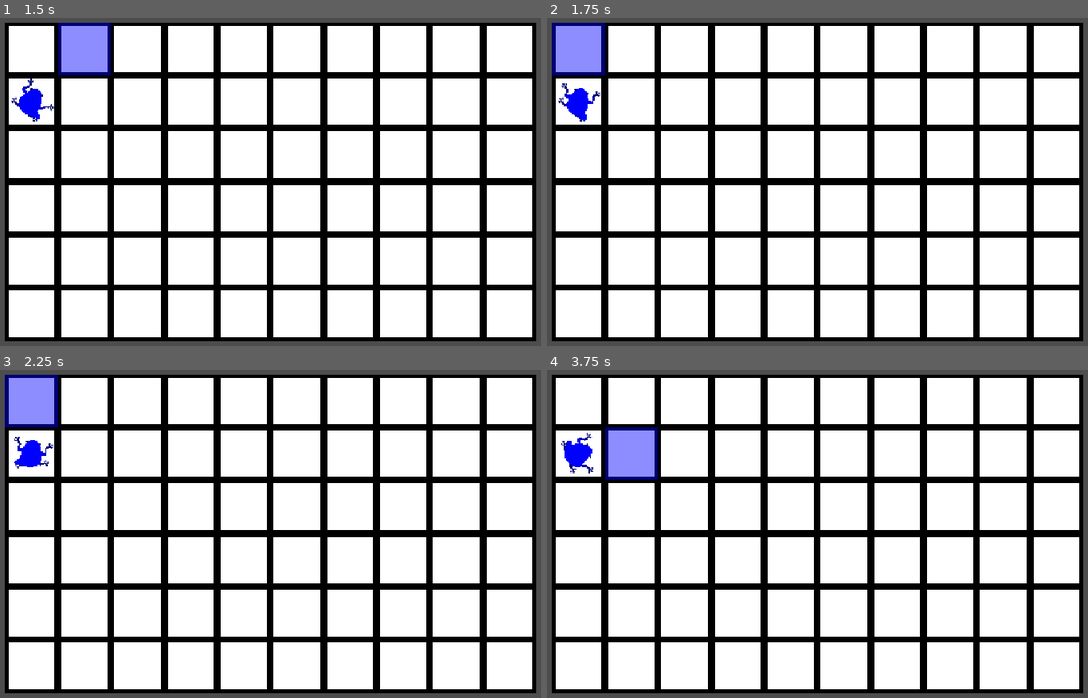
Above: before the commit, frames 1-4 (two rows, left to right).
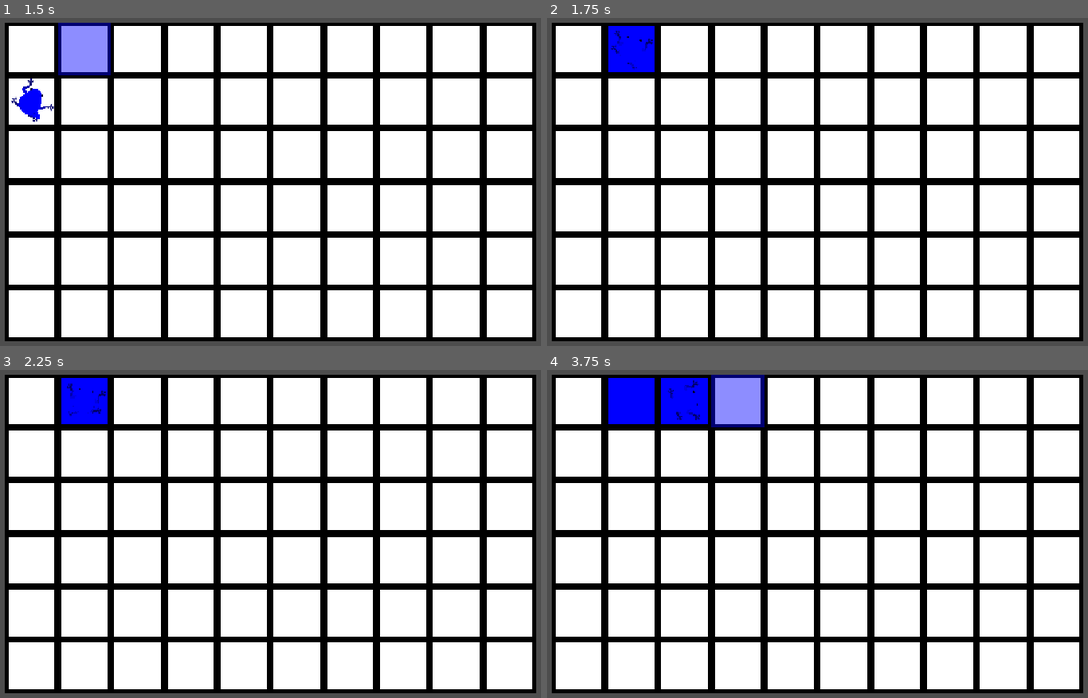
Above: after the commit, the same moments.

Repository: Jasp137/kaloula
Game: Godot game, scene res://scenes/game.tscn
The game is run twice, just before and just after one commit, with the same random seed, the same clock (stepped at 60 frames per second) and the same inputs.
Inputs:
- Up to frame 1 (1.5 s): tap Enter at 0.5 s; hold D (turn_right) 0.53-1.28 s; tap S (decrease_jump_distance, bound only after the commit) at 0.6, 0.77, 1.07 s; tap W (increase_jump_distance, bound only after the commit) at 0.8, 1.35 s; hold A (turn_left) from 1.28 s (still down)
- Up to frame 2 (1.75 s): keep holding A (turn_left); tap S (decrease_jump_distance, bound only after the commit) at 1.52 s; tap Space (jump, bound only after the commit) at 1.55 s
- Up to frame 3 (2.25 s): tap S (decrease_jump_distance, bound only after the commit) at 1.82 s; release A (turn_left) at 2.03 s; hold D (turn_right) from 2.03 s (still down); hold Space (jump, bound only after the commit) from 2.03 s (still down)
- Up to frame 4 (3.75 s): tap S (decrease_jump_distance, bound only after the commit) at 2.3, 2.85, 3.02, 3.32 s; release Space (jump, bound only after the commit) at 2.78 s; tap W (increase_jump_distance, bound only after the commit) at 3.05, 3.6 s; release D (turn_right) at 3.53 s; hold A (turn_left) from 3.53 s (still down); hold Space (jump, bound only after the commit) from 3.53 s (still down)

Frame 1 is identical in both runs. In frame 2, 3.1% of the frame differs, in the area x 0-20%, y 1-32%; in frame 3, 3.1%; in frame 4, 5.9%, in the area x 2-41%, y 1-34%.

Commit message:
Implement paint and jump logic

Diff:
--- a/client/kaloula/project.godot
+++ b/client/kaloula/project.godot
@@ -20,18 +20,6 @@
 window/stretch/mode="canvas_items"
 window/stretch/aspect="expand"
 
-[physics]
-
-3d/physics_engine="Jolt Physics"
-
-[rendering]
-
-textures/canvas_textures/default_texture_filter=0
-rendering_device/driver.windows="d3d12"
-renderer/rendering_method="gl_compatibility"
-renderer/rendering_method.mobile="gl_compatibility"
-2d/snap/snap_2d_transforms_to_pixel=true
-
 [input]
 
 turn_left={
@@ -44,3 +32,30 @@
 "events": [Object(InputEventKey,"resource_local_to_scene":false,"resource_name":"","device":-1,"window_id":0,"alt_press …(192 unchanged characters)…
 ]
 }
+jump={
+"deadzone": 0.2,
+"events": [Object(InputEventKey,"resource_local_to_scene":false,"resource_name":"","device":16,"window_id":0,"alt_pressed":false,"shift_pressed":false,"ctrl_pressed":false,"meta_pressed":false,"pressed":false,"keycode":0,"physical_keycode":32,"key_label":0,"unicode":0,"location":0,"echo":false,"script":null)
+]
+}
+increase_jump_distance={
+"deadzone": 0.2,
+"events": [Object(InputEventKey,"resource_local_to_scene":false,"resource_name":"","device":-1,"window_id":0,"alt_pressed":false,"shift_pressed":false,"ctrl_pressed":false,"meta_pressed":false,"pressed":false,"keycode":0,"physical_keycode":87,"key_label":0,"unicode":119,"location":0,"echo":false,"script":null)
+]
+}
+decrease_jump_distance={
+"deadzone": 0.2,
+"events": [Object(InputEventKey,"resource_local_to_scene":false,"resource_name":"","device":-1,"window_id":0,"alt_pressed":false,"shift_pressed":false,"ctrl_pressed":false,"meta_pressed":false,"pressed":false,"keycode":0,"physical_keycode":83,"key_label":0,"unicode":115,"location":0,"echo":false,"script":null)
+]
+}
+
+[physics]
+
+3d/physics_engine="Jolt Physics"
+
+[rendering]
+
+textures/canvas_textures/default_texture_filter=0
+rendering_device/driver.windows="d3d12"
+renderer/rendering_method="gl_compatibility"
+renderer/rendering_method.mobile="gl_compatibility"
+2d/snap/snap_2d_transforms_to_pixel=true
--- a/client/kaloula/scenes/frog/frog.gd
+++ b/client/kaloula/scenes/frog/frog.gd
@@ -7,8 +7,11 @@
 @export var rotation_speed: float = 1;
 @export var map: Map;
 @export var jump_highlight: Node2D
+@export var jump_cooldown: float = 0.5;
 
 @onready var rig: FrogRig = $Rig;
+
+var time_since_last_jump = 0;
 
 enum Direction {
 	LEFT,
@@ -25,17 +28,33 @@
 
 # Called every frame. 'delta' is the elapsed time since the previous frame.
 func _process(delta: float) -> void:
-	var cell := get_jump_cell()
+	var cell := get_jump_cell_map_coords()
 	jump_highlight.visible = map.get_cell_source_id(cell) != -1
 	jump_highlight.global_position = map.to_global(map.map_to_local(cell))
 
+	time_since_last_jump += delta;
 
-func get_jump_cell() -> Vector2i:
+
+func get_jump_cell_map_coords() -> Vector2i:
 	var target := global_position + Vector2.UP.rotated(global_rotation) * jump_distance
 	return map.local_to_map(map.to_local(target))
 
-func jump():
-	pass
+func jump() -> bool:
+	if time_since_last_jump < jump_cooldown:
+		return false
+
+	var target_cell := get_jump_cell_map_coords()
+	if map.get_cell_source_id(target_cell):
+		return false
+
+	var target_coords := map.to_global(map.map_to_local(target_cell))
+
+	global_position = target_coords;
+	map.paint_cell(target_cell, color)
+
+	time_since_last_jump = 0
+
+	return true
 
 func turn(direction: Direction, delta: float) -> void:
 	var sign := -1.0 if direction == Direction.LEFT else 1.0
--- a/client/kaloula/scenes/frog/local_input.gd
+++ b/client/kaloula/scenes/frog/local_input.gd
@@ -2,12 +2,18 @@
 extends Node
 
 @export var frog: Frog
+@export var jump_distance_rate: float = 32
 
 
 func _physics_process(delta: float) -> void:
 	assert(frog != null, "LocalInput needs its frog export set")
 	var left := Input.is_action_pressed("turn_left")
 	var right := Input.is_action_pressed("turn_right")
-	if left == right:
-		return
-	frog.turn(Frog.Direction.LEFT if left else Frog.Direction.RIGHT, delta)
+	var jump := Input.is_action_pressed("jump")
+	if jump:
+		frog.jump()
+	if left or right and left != right:
+		frog.turn(Frog.Direction.LEFT if left else Frog.Direction.RIGHT, delta)
+
+	var distance_axis := Input.get_axis("decrease_jump_distance", "increase_jump_distance")
+	frog.jump_distance = maxf(0.0, frog.jump_distance + distance_axis * jump_distance_rate * delta)
--- a/client/kaloula/scripts/map.gd
+++ b/client/kaloula/scripts/map.gd
@@ -1,5 +1,7 @@
 extends TileMapLayer
 class_name Map
+
+var _paint: Dictionary[Vector2i, Color] = {}
 
 
 # Called when the node enters the scene tree for the first time.
@@ -9,3 +11,17 @@
 # Called every frame. 'delta' is the elapsed time since the previous frame.
 func _process(delta: float) -> void:
 	pass
+
+
+func paint_cell(cell: Vector2i, color: Color) -> void:
+	assert(get_cell_source_id(cell) != -1, "cannot paint empty cell %s" % cell)
+	_paint[cell] = color
+	notify_runtime_tile_data_update()
+
+
+func _use_tile_data_runtime_update(coords: Vector2i) -> bool:
+	return coords in _paint
+
+
+func _tile_data_runtime_update(coords: Vector2i, tile_data: TileData) -> void:
+	tile_data.modulate = _paint[coords]
